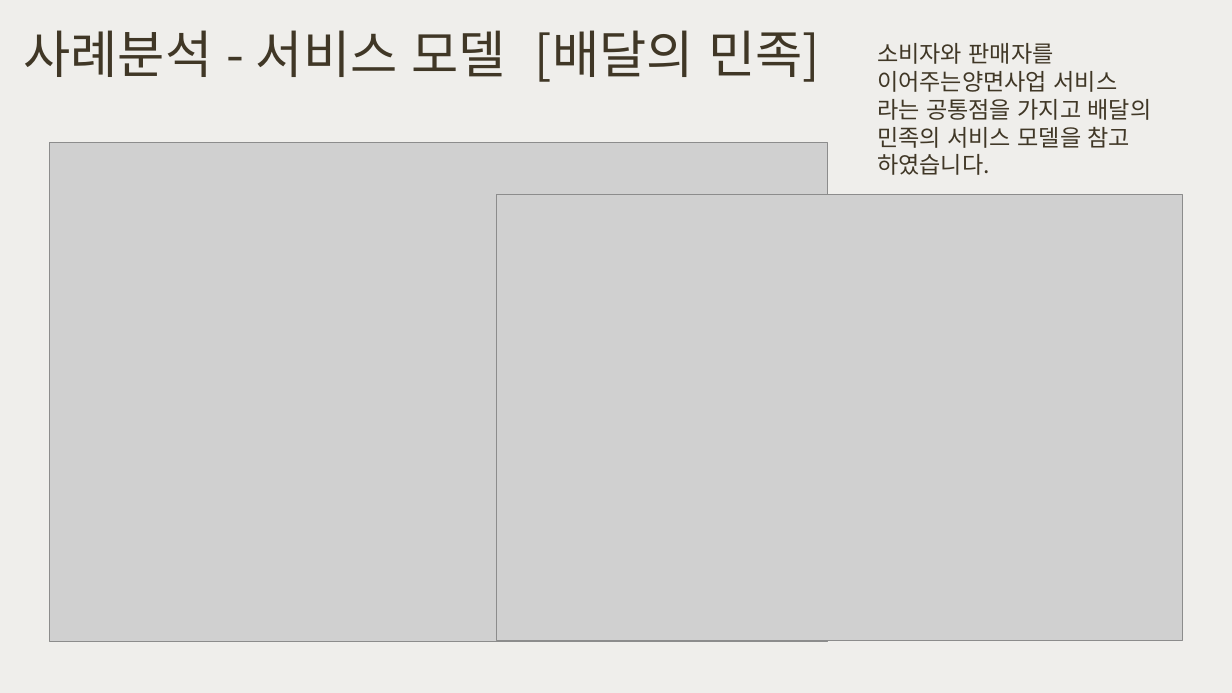
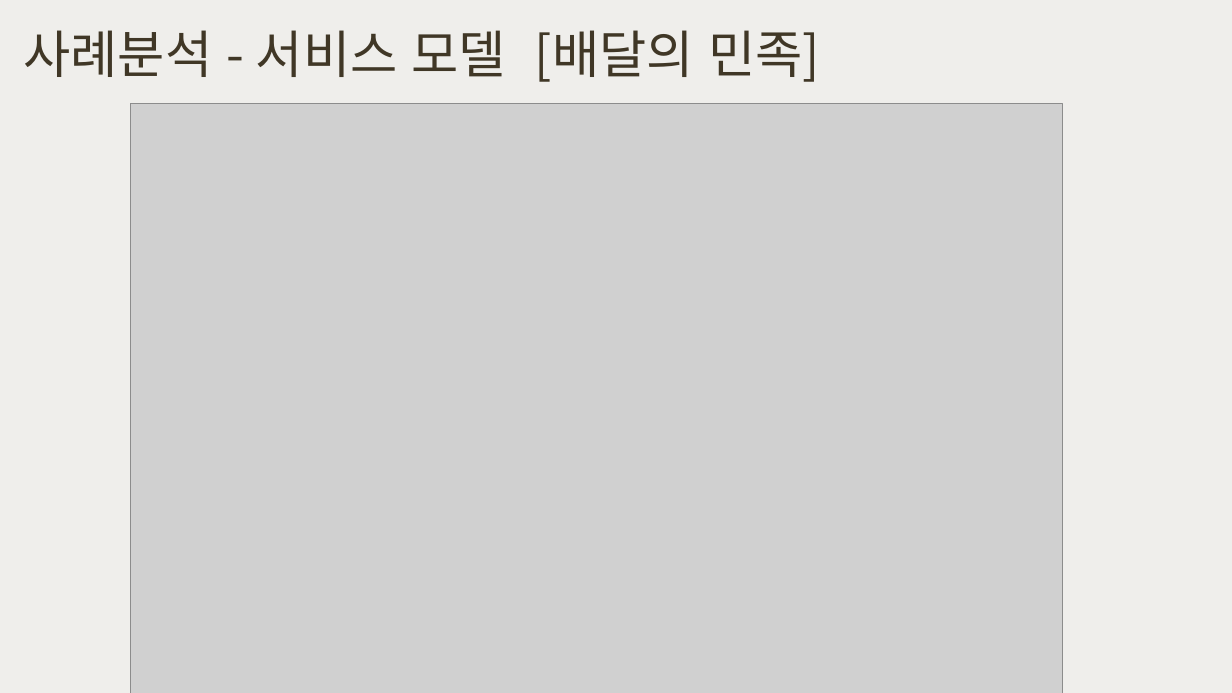
Before and after one commit to happyjane210/GIT2021-working, a slide deck: slide 11 of 9-project/1. 프로젝트 기획/주간 커-피 (초안).pptx (slide 10 before the commit). Drawn at 1232x693 pixels with LibreOffice and Linux fonts; fonts in the diff are those of the drawing; grey boxes stand for pictures. Boxes give left, top, right and bottom in pixels: in the first picture for what was removed or moved away, otherwise in the second. Text is boxed around its words. In the diff, an @@ line names an element or a change of style, - is before the commit and + after.

```diff
--- a/9-project/1. 프로젝트 기획/주간 커-피 (초안).pptx
+++ b/9-project/1. 프로젝트 기획/주간 커-피 (초안).pptx
@@ text removed at (877,43,1152,175) @@
-소비자와 판매자를 이어주는양면사업 서비스 라는 공통점을 가지고 배달의 민족의 서비스 모델을 참고 하였습니다.
@@ picture: place and size @@
-picture at (496,195,1182,640)
+picture at (131,104,1064,693)
@@ picture removed at (50,142,827,641) @@
```
Also in this commit, not shown: 8 other slides changed, 1 slide added, 1 slide removed, 4 other files.
